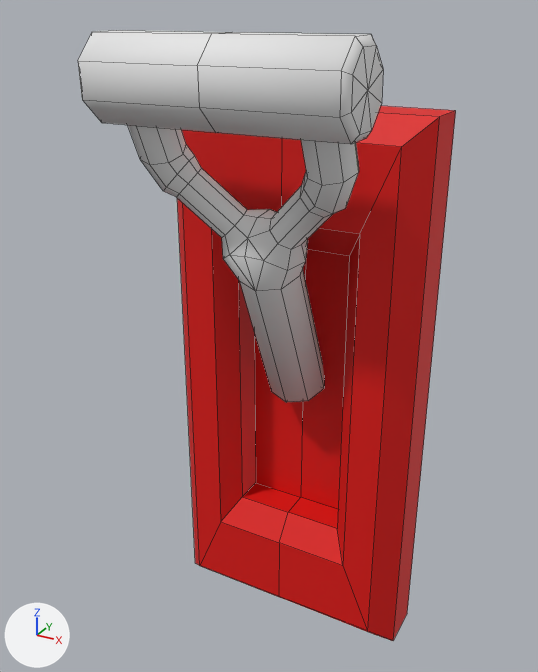
Before and after pictures for a commit that changed the FBX model Unity/Assets/Models/Lever.fbx.
Rendered twice from a 50 mm camera at (0.332, -0.703, 0.685) aimed at (-0.009, -0.083, 0.375). Arrows for +X, +Y and +Z are at lower left; the lights stay in place. Mesh edges are drawn as thin lines. Where no turn or scale is listed for an object, it has been applied to the vertices.

Names of what the first picture shows: 'Lever arm', 'Lever body'.
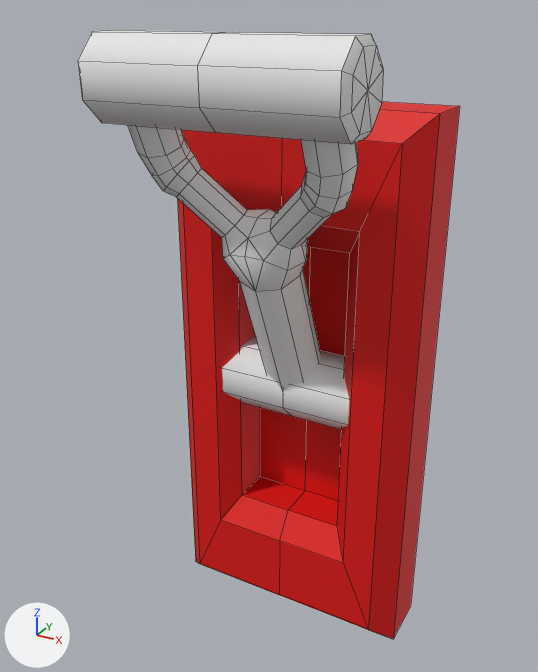
The newer file is also turned or shifted as a whole; pictures and numbers use the older file's frame.

Location of each change, (x1, y1, x2, y2) in pixels of the pictures (538 x 672 px; the box of a moved part takes in the faces that stretch with it):
'Lever body', reshaped: before (177, 106, 456, 641); after (177, 102, 460, 639)
'Lever arm', reshaped (7% taller): before (78, 30, 383, 402); after (78, 30, 383, 429)
part 2 of me_circle_001, added: after (222, 336, 349, 429)
part 3 of me_circle_001, moved or reshaped: before (128, 125, 359, 214); after (128, 125, 358, 214)

What the commit changed:
me_cube_001 is used by ob_lever_body; location (0.0, 0.0, 0.0).
me_cube_001 had 36 vertices, 34 faces and spanned x -0.14..0.14, y -0.074..0.0, z 0.0..0.6.
me_cube_001 now has 36 vertices, 34 faces and spans x -0.14..0.14, y -0.073..0.012, z 0.002..0.602.
me_cube_001 part 1: 36 of 36 vertices moved; they spanned x -0.14..0.14, y -0.074..0.0, z 0.0..0.6 and now span x -0.14..0.14, y -0.073..0.012, z 0.002..0.602; mean shift (0.0, 0.004, 0.003); largest move (0.14, 0.0, 0.0) -> (-0.14, 0.012, 0.602).
me_circle_001 is used by ob_lever_arm; location (0.0, -0.031, 0.301).
me_circle_001 had 154 vertices, 160 faces and spanned x -0.122..0.122, y -0.179..0.029, z -0.013..0.367.
me_circle_001 now has 196 vertices, 208 faces and spans x -0.122..0.122, y -0.179..0.037, z -0.037..0.367.
me_circle_001 part 2: a new loose piece of 26 vertices spanning x -0.104..0.104, y -0.037..0.037, z -0.037..0.037, in mat_lever_arm (white #e7e7e7).
Part 3, on me_circle_001:
16 vertices are removed from x -0.107..0.107, y -0.134..-0.094, z 0.256..0.273.
32 faces are deleted.
20 vertices are added at x -0.1..0.1, y -0.131..-0.089, z 0.244..0.278.
6 new vertices lie (0.0, 0.024, -0.055) away from vertices in x -0.069..0.069, y -0.155..-0.127, z 0.321..0.333.
6 new vertices lie (0.0, 0.024, -0.056) away from vertices in x -0.107..0.107, y -0.161..-0.121, z 0.319..0.336.
48 new faces join them.
